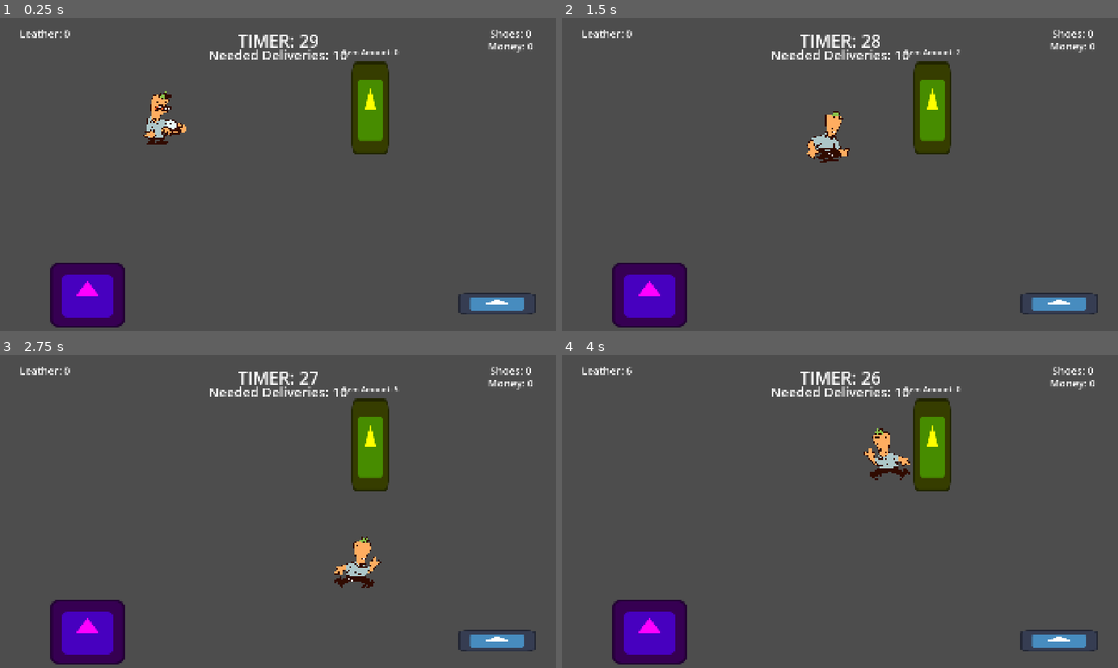
Above: before the commit, frames 1-4 (two rows, left to right).
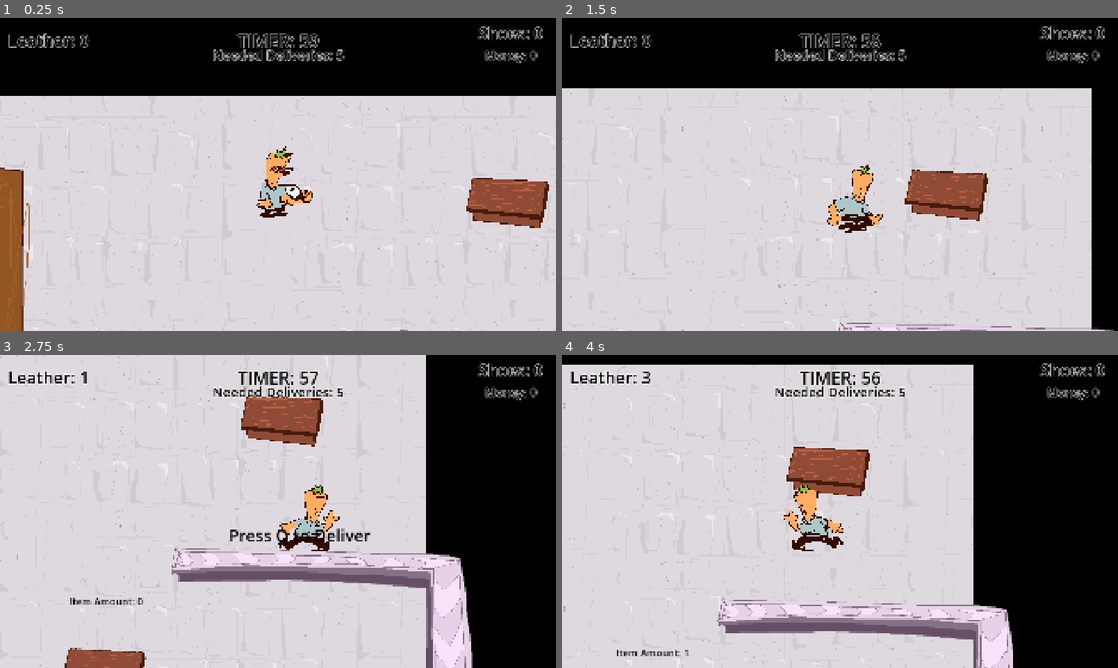
Above: after the commit, the same moments.

Repository: RONGAMES2/Mini-Jame-Gam-56-CAPITALISM
Game: Godot game, scene res://Scenes/test_scene.tscn
Two runs of this game, one before a commit and one after it. Both use one fixed random seed, a clock stepped at 60 frames per second and the inputs below. The engine's default icon, where the game draws it, is replaced by a stand-in: a white triangle on a blue panel in a dark square.
Inputs:
- Up to frame 1 (0.25 s): no input
- Up to frame 2 (1.5 s): tap Enter at 0.5 s; hold D (right) 0.53-1.28 s; tap E (Craft) at 0.6 s; tap Q (Deposit) at 0.8, 1.35 s; hold S (down) from 1.28 s (still down)
- Up to frame 3 (2.75 s): tap E (Craft) at 1.55, 2.1 s; tap Q (Deposit) at 2, 2.3 s; release S (down) at 2.03 s; hold D (right) from 2.03 s (still down)
- Up to frame 4 (4 s): tap Q (Deposit) at 2.75, 2.85, 3.8 s; release D (right) at 2.78 s; hold W (up) 2.78-3.53 s; tap E (Craft) at 3.05, 3.6 s; hold A (left) from 3.53 s (still down)

The runs differ from the first frame. In frame 1, 100% of the frame differs, in the area x 0-100%, y 0-100%; in frame 2, 100%; in frame 3, 99%; in frame 4, 100%.

Commit message:
Massive Overhaul
Finished systems, base level layout, and others

Diff:
--- a/new-game-project/Scenes/UI.tscn
+++ b/new-game-project/Scenes/UI.tscn
@@ -6,14 +6,17 @@
 script = ExtResource("1_w371h")
 
 [node name="LeatherText" type="BoxContainer" parent="." unique_id=1046009919]
-offset_right = 311.0
-offset_bottom = 106.0
+offset_right = 335.0
+offset_bottom = 153.0
 
 [node name="Label" type="Label" parent="LeatherText" unique_id=1278492325]
 layout_mode = 2
 size_flags_horizontal = 3
 size_flags_vertical = 1
-theme_override_font_sizes/font_size = 36
+theme_override_colors/font_color = Color(0, 0, 0, 1)
+theme_override_colors/font_outline_color = Color(1, 1, 1, 1)
+theme_override_constants/outline_size = 8
+theme_override_font_sizes/font_size = 58
 text = "Leather: 0"
 horizontal_alignment = 1
 vertical_alignment = 1
@@ -30,7 +33,10 @@
 layout_mode = 2
 size_flags_horizontal = 3
 size_flags_vertical = 1
-theme_override_font_sizes/font_size = 36
+theme_override_colors/font_color = Color(0, 0, 0, 1)
+theme_override_colors/font_outline_color = Color(1, 1, 1, 1)
+theme_override_constants/outline_size = 8
+theme_override_font_sizes/font_size = 56
 text = "Shoes: 0"
 horizontal_alignment = 1
 vertical_alignment = 1
@@ -40,8 +46,8 @@
 anchor_left = 1.0
 anchor_right = 1.0
 offset_left = -311.0
-offset_top = 72.0
-offset_bottom = 123.0
+offset_top = 100.0
+offset_bottom = 151.0
 grow_horizontal = 0
 size_flags_horizontal = 3
 size_flags_vertical = 3
@@ -50,7 +56,10 @@
 layout_mode = 2
 size_flags_horizontal = 3
 size_flags_vertical = 1
-theme_override_font_sizes/font_size = 36
+theme_override_colors/font_color = Color(0, 0, 0, 1)
+theme_override_colors/font_outline_color = Color(1, 1, 1, 1)
+theme_override_constants/outline_size = 8
+theme_override_font_sizes/font_size = 41
 text = "Money: 0"
 horizontal_alignment = 1
 vertical_alignment = 1
@@ -68,6 +77,9 @@
 layout_mode = 2
 size_flags_horizontal = 3
 size_flags_vertical = 1
+theme_override_colors/font_color = Color(0, 0, 0, 1)
+theme_override_colors/font_outline_color = Color(1, 1, 1, 1)
+theme_override_constants/outline_size = 8
 theme_override_font_sizes/font_size = 60
 text = "TIMER: 30"
 horizontal_alignment = 1
@@ -87,6 +99,9 @@
 layout_mode = 2
 size_flags_horizontal = 3
 size_flags_vertical = 1
+theme_override_colors/font_color = Color(0, 0, 0, 1)
+theme_override_colors/font_outline_color = Color(1, 1, 1, 1)
+theme_override_constants/outline_size = 8
 theme_override_font_sizes/font_size = 46
 text = "Needed Deliveries: 0"
 horizontal_alignment = 1
--- a/new-game-project/Scenes/craft_station.tscn
+++ b/new-game-project/Scenes/craft_station.tscn
@@ -1,30 +1,35 @@
 [gd_scene format=3 uid="uid://7w6oqnnkhg05"]
 
 [ext_resource type="Script" uid="uid://cr5yisq8sudl" path="res://Scripts/craft_station.gd" id="1_flvjj"]
-[ext_resource type="Texture2D" uid="uid://4q335xxs2p" path="res://icon.svg" id="1_o6bgn"]
+[ext_resource type="Texture2D" uid="uid://ct237fifjqiwr" path="res://Assets/Sprites/stuff.png" id="2_flvjj"]
 
-[sub_resource type="CircleShape2D" id="CircleShape2D_yf5fn"]
-radius = 514.389
+[sub_resource type="RectangleShape2D" id="RectangleShape2D_g4v7s"]
+size = Vector2(220, 894)
 
 [node name="Craft Station" type="Area2D" unique_id=651509721]
 script = ExtResource("1_flvjj")
 
 [node name="Sprite2D" type="Sprite2D" parent="." unique_id=163176406]
-modulate = Color(1, 0, 1, 1)
+position = Vector2(-2, -4)
 scale = Vector2(2.015625, 1.75)
-texture = ExtResource("1_o6bgn")
+texture = ExtResource("2_flvjj")
+region_enabled = true
+region_rect = Rect2(-6.649872, 14.363651, 136.73004, 517.6365)
 
-[node name="CollisionShape2D" type="CollisionShape2D" parent="." unique_id=1827301909]
-shape = SubResource("CircleShape2D_yf5fn")
+[node name="CollisionShape2D" type="CollisionPolygon2D" parent="." unique_id=1103086310]
+position = Vector2(-121, -39)
+polygon = PackedVector2Array(256, -433, 346, -343, 409, 34, 378, 364, 248, 515, -11, 509, -10, -4, -15, -436)
 
 [node name="Instructions" type="Label" parent="." unique_id=1424372471]
 visible = false
-offset_left = -332.0
-offset_top = -238.0
-offset_right = 338.0
-offset_bottom = -104.0
+offset_left = -73.0
+offset_top = -139.0
+offset_right = 597.0
+offset_bottom = -5.0
 size_flags_horizontal = 3
 size_flags_vertical = 3
+theme_override_colors/font_color = Color(0, 0, 0, 1)
+theme_override_colors/font_outline_color = Color(1, 1, 1, 1)
 theme_override_font_sizes/font_size = 44
 text = "Press E to Craft"
 horizontal_alignment = 1
@@ -32,16 +37,24 @@
 
 [node name="WarningLabel" type="Label" parent="." unique_id=1944793680]
 visible = false
-offset_left = -135.0
-offset_top = -253.0
-offset_right = 137.0
-offset_bottom = -203.0
+offset_left = 124.0
+offset_top = -154.0
+offset_right = 396.0
+offset_bottom = -104.0
+theme_override_colors/font_color = Color(0, 0, 0, 1)
+theme_override_colors/font_outline_color = Color(1, 1, 1, 1)
 text = "Not Enough Leather"
 horizontal_alignment = 1
 vertical_alignment = 1
 
 [node name="FadeTimer" type="Timer" parent="." unique_id=471626296]
 
+[node name="StaticBody2D" type="StaticBody2D" parent="." unique_id=1366315186]
+
+[node name="CollisionShape2D" type="CollisionShape2D" parent="StaticBody2D" unique_id=1017388967]
+position = Vector2(-9, -3)
+shape = SubResource("RectangleShape2D_g4v7s")
+
 [connection signal="body_entered" from="." to="." method="_on_body_entered"]
 [connection signal="body_exited" from="." to="." method="_on_body_exited"]
 [connection signal="timeout" from="FadeTimer" to="." method="_on_fade_timer_timeout"]
--- /dev/null
+++ b/new-game-project/Scenes/delivery_station.tscn
@@ -0,0 +1,76 @@
+[gd_scene format=3 uid="uid://bp08gyfr2elgf"]
+
+[ext_resource type="Script" uid="uid://4c678i5bjv8c" path="res://Scripts/delivery_station.gd" id="1_qt4r6"]
+[ext_resource type="Texture2D" uid="uid://bio2cqm5rkg6b" path="res://Assets/Sprites/items.png" id="2_2dtgu"]
+
+[sub_resource type="AtlasTexture" id="AtlasTexture_qtp08"]
+atlas = ExtResource("2_2dtgu")
+region = Rect2(1920, 0, 960, 540)
+
+[sub_resource type="AtlasTexture" id="AtlasTexture_d45ua"]
+atlas = ExtResource("2_2dtgu")
+region = Rect2(2880, 0, 960, 540)
+
+[sub_resource type="SpriteFrames" id="SpriteFrames_g4v7s"]
+animations = [{
+"frames": [{
+"duration": 1.0,
+"texture": SubResource("AtlasTexture_qtp08")
+}, {
+"duration": 1.0,
+"texture": SubResource("AtlasTexture_d45ua")
+}],
+"loop": 1,
+"name": &"default",
+"speed": 10.0
+}]
+
+[sub_resource type="RectangleShape2D" id="RectangleShape2D_2dtgu"]
+size = Vector2(747.5, 69.5)
+
+[sub_resource type="RectangleShape2D" id="RectangleShape2D_g4v7s"]
+size = Vector2(85, 442)
+
+[node name="Delivery Station" type="Area2D" unique_id=1386241394]
+script = ExtResource("1_qt4r6")
+
+[node name="CollisionShape2D" type="CollisionPolygon2D" parent="." unique_id=755202662]
+position = Vector2(-442, 340)
+polygon = PackedVector2Array(84, -530, 131, -452, 296, -431, 657, -440, 723, -372, 743, -61, 871, -18, 991, -106, 997, -397, 926, -634, 538, -668, 95, -648)
+
+[node name="Sprite2D" type="AnimatedSprite2D" parent="." unique_id=1637121630]
+position = Vector2(0, -8)
+sprite_frames = SubResource("SpriteFrames_g4v7s")
+autoplay = "default"
+frame_progress = 0.5261896
+
+[node name="Instructions" type="Label" parent="." unique_id=1604359649]
+visible = false
+offset_left = -439.0
+offset_top = -367.0
+offset_right = 436.0
+offset_bottom = -220.0
+size_flags_horizontal = 3
+size_flags_vertical = 3
+theme_override_colors/font_color = Color(0, 0, 0, 1)
+theme_override_colors/font_outline_color = Color(1, 1, 1, 1)
+theme_override_font_sizes/font_size = 44
+text = "Press Q to Deliver"
+horizontal_alignment = 1
+vertical_alignment = 1
+
+[node name="StaticBody2D" type="StaticBody2D" parent="." unique_id=133552012]
+position = Vector2(-236, -221)
+
+[node name="CollisionShape2D2" type="CollisionShape2D" parent="StaticBody2D" unique_id=1522286720]
+position = Vector2(287.5, 11.75)
+shape = SubResource("RectangleShape2D_2dtgu")
+
+[node name="StaticBody2D2" type="StaticBody2D" parent="." unique_id=2004211700]
+
+[node name="CollisionShape2D" type="CollisionShape2D" parent="StaticBody2D2" unique_id=811706457]
+position = Vector2(394.5, 40)
+shape = SubResource("RectangleShape2D_g4v7s")
+
+[connection signal="body_entered" from="." to="." method="_on_body_entered"]
+[connection signal="body_exited" from="." to="." method="_on_body_exited"]
--- a/new-game-project/Scenes/game_manager.tscn
+++ b/new-game-project/Scenes/game_manager.tscn
@@ -6,7 +6,7 @@
 script = ExtResource("1_oj352")
 
 [node name="DeliveryTimer" type="Timer" parent="." unique_id=1605185691]
-wait_time = 30.0
+wait_time = 60.0
 autostart = true
 
 [connection signal="timeout" from="DeliveryTimer" to="." method="_on_delivery_timer_timeout"]
--- /dev/null
+++ b/new-game-project/Scenes/leather_station.tscn
@@ -0,0 +1,34 @@
+[gd_scene format=3 uid="uid://dcwsqjpd4odop"]
+
+[ext_resource type="Script" uid="uid://bsls6tdwdaaxw" path="res://Scripts/leather_station.gd" id="1_hpa14"]
+[ext_resource type="Texture2D" uid="uid://bio2cqm5rkg6b" path="res://Assets/Sprites/items.png" id="2_hpa14"]
+
+[sub_resource type="CircleShape2D" id="CircleShape2D_bq7m2"]
+radius = 215.33463
+
+[sub_resource type="RectangleShape2D" id="RectangleShape2D_yf5fn"]
+size = Vector2(180, 111)
+
+[node name="LeatherStation" type="Area2D" unique_id=507199863]
+script = ExtResource("1_hpa14")
+
+[node name="CollisionShape2D" type="CollisionShape2D" parent="." unique_id=165162289]
+shape = SubResource("CircleShape2D_bq7m2")
+
+[node name="Sprite2D" type="Sprite2D" parent="." unique_id=395200949]
+texture = ExtResource("2_hpa14")
+region_enabled = true
+region_rect = Rect2(1499.9993, 116.82028, 228.18188, 151.8182)
+
+[node name="StaticBody2D" type="StaticBody2D" parent="." unique_id=1774857833]
+
+[node name="CollisionShape2D2" type="CollisionShape2D" parent="StaticBody2D" unique_id=923045087]
+position = Vector2(-4, -3.5)
+shape = SubResource("RectangleShape2D_yf5fn")
+
+[node name="Cooldown" type="Timer" parent="." unique_id=2018116725]
+wait_time = 0.5
+
+[connection signal="body_entered" from="." to="." method="_on_body_entered"]
+[connection signal="body_exited" from="." to="." method="_on_body_exited"]
+[connection signal="timeout" from="Cooldown" to="." method="_on_cooldown_timeout"]
--- a/new-game-project/Scenes/player.tscn
+++ b/new-game-project/Scenes/player.tscn
@@ -89,3 +89,7 @@
 [node name="CollisionShape2D" type="CollisionShape2D" parent="." unique_id=2125648238]
 position = Vector2(-6, 30.25)
 shape = SubResource("RectangleShape2D_g4v7s")
+
+[node name="Camera2D" type="Camera2D" parent="." unique_id=1147995408]
+zoom = Vector2(1.3, 1.3)
+position_smoothing_enabled = true
--- a/new-game-project/Scenes/regen_station.tscn
+++ b/new-game-project/Scenes/regen_station.tscn
@@ -1,25 +1,28 @@
 [gd_scene format=3 uid="uid://d0rue2fjygmx1"]
 
 [ext_resource type="Script" uid="uid://c86bpg6ixi5pm" path="res://Scripts/regen_station.gd" id="1_8ye41"]
-[ext_resource type="Texture2D" uid="uid://4q335xxs2p" path="res://icon.svg" id="1_lf13e"]
+[ext_resource type="Texture2D" uid="uid://bio2cqm5rkg6b" path="res://Assets/Sprites/items.png" id="2_8ye41"]
 
 [sub_resource type="RectangleShape2D" id="RectangleShape2D_g4v7s"]
-size = Vector2(124, 321)
+size = Vector2(299, 212)
+
+[sub_resource type="RectangleShape2D" id="RectangleShape2D_8ye41"]
+size = Vector2(180, 111)
 
 [node name="RegenStation" type="Area2D" unique_id=159219671]
 script = ExtResource("1_8ye41")
 
 [node name="CollisionShape2D" type="CollisionShape2D" parent="." unique_id=1212144631]
-position = Vector2(1, -0.5)
+position = Vector2(-1.5, -7)
 shape = SubResource("RectangleShape2D_g4v7s")
 
 [node name="Sprite2D" type="Sprite2D" parent="." unique_id=1328009726]
-modulate = Color(1, 1, 0, 1)
-scale = Vector2(1, 2.5234375)
-texture = ExtResource("1_lf13e")
+texture = ExtResource("2_8ye41")
+region_enabled = true
+region_rect = Rect2(1451.3412, 93.64891, 333.37573, 198.09282)
 
 [node name="Timer" type="Timer" parent="." unique_id=2068186600]
-wait_time = 0.5
+wait_time = 3.0
 autostart = true
 
 [node name="Label" type="Label" parent="." unique_id=912894674]
@@ -27,11 +30,20 @@
 offset_top = -227.0
 offset_right = 148.0
 offset_bottom = -160.0
+theme_override_colors/font_color = Color(0, 0, 0, 1)
+theme_override_colors/font_outline_color = Color(1, 1, 1, 1)
 theme_override_font_sizes/font_size = 26
 text = "Item Amount: 0"
 horizontal_alignment = 1
 vertical_alignment = 1
 
+[node name="StaticBody2D" type="StaticBody2D" parent="." unique_id=1759015568]
+position = Vector2(-5, -2)
+
+[node name="CollisionShape2D2" type="CollisionShape2D" parent="StaticBody2D" unique_id=1361145455]
+position = Vector2(-4, -3.5)
+shape = SubResource("RectangleShape2D_8ye41")
+
 [connection signal="body_entered" from="." to="." method="_on_body_entered"]
 [connection signal="body_exited" from="." to="." method="_on_body_exited"]
 [connection signal="timeout" from="Timer" to="." method="_on_timer_timeout"]
--- a/new-game-project/Scenes/test_scene.tscn
+++ b/new-game-project/Scenes/test_scene.tscn
@@ -4,20 +4,35 @@
 [ext_resource type="PackedScene" uid="uid://d0rue2fjygmx1" path="res://Scenes/regen_station.tscn" id="2_r5l72"]
 [ext_resource type="PackedScene" uid="uid://dbtxw1jpbbb5i" path="res://Scenes/UI.tscn" id="3_50ct6"]
 [ext_resource type="PackedScene" uid="uid://7w6oqnnkhg05" path="res://Scenes/craft_station.tscn" id="4_hb2xm"]
-[ext_resource type="PackedScene" uid="uid://bp08gyfr2elgf" path="res://delivery_station.tscn" id="5_ak5v8"]
+[ext_resource type="PackedScene" uid="uid://bp08gyfr2elgf" path="res://Scenes/delivery_station.tscn" id="5_ak5v8"]
+[ext_resource type="Texture2D" uid="uid://bolncpffwbub2" path="res://Assets/Sprites/stuff1.png" id="6_x033f"]
+[ext_resource type="PackedScene" uid="uid://dcwsqjpd4odop" path="res://Scenes/leather_station.tscn" id="7_rdbpf"]
 
 [node name="Test Scene" type="Node2D" unique_id=96555768]
 
 [node name="Player" parent="." unique_id=1114874733 groups=["Player"] instance=ExtResource("1_3dogw")]
-position = Vector2(553, 324)
+position = Vector2(890, 194)
 
 [node name="RegenStation" parent="." unique_id=159219671 instance=ExtResource("2_r5l72")]
-position = Vector2(1279, 312)
+position = Vector2(1033, 943)
 
 [node name="UI" parent="." unique_id=1862808448 instance=ExtResource("3_50ct6")]
 
 [node name="Craft Station" parent="." unique_id=651509721 instance=ExtResource("4_hb2xm")]
-position = Vector2(302, 956)
+position = Vector2(94, 604)
 
 [node name="Delivery Station" parent="." unique_id=1386241394 instance=ExtResource("5_ak5v8")]
-position = Vector2(1717, 986)
+position = Vector2(1548, 867)
+
+[node name="TextureRect" type="TextureRect" parent="." unique_id=1825584715]
+z_index = -1
+texture_filter = 1
+offset_left = -33.0
+offset_top = -14.0
+offset_right = 1885.0
+offset_bottom = 1127.0
+texture = ExtResource("6_x033f")
+stretch_mode = 1
+
+[node name="LeatherStation" parent="TextureRect" unique_id=507199863 instance=ExtResource("7_rdbpf")]
+position = Vector2(1535, 285)
--- a/new-game-project/Scripts/craft_station.gd
+++ b/new-game-project/Scripts/craft_station.gd
@@ -6,6 +6,7 @@
 @onready var fade_timer: Timer = $FadeTimer
 
 var can_craft = false
+var leather_needed = 3
 
 # Called when the node enters the scene tree for the first time.
 func _ready() -> void:
@@ -15,12 +16,18 @@
 # Called every frame. 'delta' is the elapsed time since the previous frame.
 func _process(delta: float) -> void:
 	if can_craft and Input.is_action_just_pressed("Craft"):
-		if GameManager.Leather_amount >= 3:
-			GameManager.Leather_amount -= 3
+		if GameManager.Leather_amount >= leather_needed:
+			GameManager.Leather_amount -= leather_needed
 			GameManager.Shoe_amount += 1
 		else:
 			fade_timer.start()
 			warning_label.visible = true
+
+	if GameManager.finished_deliveries == GameManager.delivery_buff:
+		leather_needed += 1
+		GameManager.delivery_buff += 5
+		GameManager.min_deliveries += 2
+		GameManager.max_deliveries += 2
 
 
 func _on_body_entered(body: Node2D) -> void:
--- a/new-game-project/delivery_station.gd
+++ b/new-game-project/Scripts/delivery_station.gd
@@ -13,14 +13,21 @@
 # Called every frame. 'delta' is the elapsed time since the previous frame.
 func _process(delta: float) -> void:
 	if can_deliver and Input.is_action_just_pressed("Deposit"):
-		for x in range(GameManager.Shoe_amount):
-			GameManager.Money += 100
-			GameManager.Shoe_amount -= 1
-			GameManager.needed_deliveries -= 1
+		if GameManager.needed_deliveries <= GameManager.Shoe_amount:
+			for x in range(GameManager.needed_deliveries):
+				GameManager.Money += 100
+				GameManager.Shoe_amount -= 1
+				GameManager.needed_deliveries -= 1
+		elif GameManager.needed_deliveries > GameManager.Shoe_amount:
+			for x in range(GameManager.Shoe_amount):
+				GameManager.Money += 100
+				GameManager.Shoe_amount -= 1
+				GameManager.needed_deliveries -= 1
 
 	if GameManager.needed_deliveries <= 0:
 		GameManager.Reset_Timer()
 		GameManager.Reset_Deliveries()
+		GameManager.finished_deliveries += 1
 
 
 
--- a/new-game-project/Scripts/game_manager.gd
+++ b/new-game-project/Scripts/game_manager.gd
@@ -9,16 +9,26 @@
 @onready var delivery_timer: Timer = $DeliveryTimer
 
 var needed_deliveries = 0
+var min_deliveries = 5
+var max_deliveries = 10
+
+var finished_deliveries = 0
+var delivery_buff = 5
 
 # Called when the node enters the scene tree for the first time.
 func _ready() -> void:
-	needed_deliveries = randi_range(5, 10)
+	needed_deliveries = 5
+	finished_deliveries = 0
+	delivery_buff = 5
+	Leather_amount = 0
+	Shoe_amount = 0
+	Money = 0
 
 func Reset_Deliveries():
-	needed_deliveries = randi_range(5, 10)
+	needed_deliveries = randi_range(min_deliveries, max_deliveries)
 
 func Reset_Timer():
-	delivery_timer.wait_time = randi_range(20, 50)
+	delivery_timer.wait_time = randi_range(30, 50)
 	delivery_timer.start()
 
 # Called every frame. 'delta' is the elapsed time since the previous frame.
--- /dev/null
+++ b/new-game-project/Scripts/leather_station.gd
@@ -0,0 +1,35 @@
+extends Area2D
+
+@onready var cooldown: Timer = $Cooldown
+
+var can_make = false
+var no_cool = true
+
+# Called when the node enters the scene tree for the first time.
+func _ready() -> void:
+	pass # Replace with function body.
+
+
+# Called every frame. 'delta' is the elapsed time since the previous frame.
+func _process(delta: float) -> void:
+	if can_make:
+		if Input.is_action_just_pressed("Craft") and no_cool:
+			no_cool = false
+			cooldown.start()
+			GameManager.Leather_amount += 1
+
+
+func _on_body_entered(body: Node2D) -> void:
+	if body.is_in_group("Player"):
+		can_make = true
+
+
+
+func _on_body_exited(body: Node2D) -> void:
+	if body.is_in_group("Player"):
+		can_make = false
+
+
+
+func _on_cooldown_timeout() -> void:
+	no_cool = true
--- a/new-game-project/delivery_station.tscn
+++ /dev/null
@@ -1,33 +0,0 @@
-[gd_scene format=3 uid="uid://bp08gyfr2elgf"]
-
-[ext_resource type="Script" uid="uid://4c678i5bjv8c" path="res://delivery_station.gd" id="1_qt4r6"]
-[ext_resource type="Texture2D" uid="uid://4q335xxs2p" path="res://icon.svg" id="1_t158l"]
-
-[sub_resource type="CircleShape2D" id="CircleShape2D_yf5fn"]
-radius = 234.23172
-
-[node name="Delivery Station" type="Area2D" unique_id=1386241394]
-script = ExtResource("1_qt4r6")
-
-[node name="CollisionShape2D" type="CollisionShape2D" parent="." unique_id=776450035]
-shape = SubResource("CircleShape2D_yf5fn")
-
-[node name="Sprite2D" type="Sprite2D" parent="." unique_id=221628145]
-scale = Vector2(2.1171875, 0.5625)
-texture = ExtResource("1_t158l")
-
-[node name="Instructions" type="Label" parent="." unique_id=1604359649]
-visible = false
-offset_left = -332.0
-offset_top = -141.0
-offset_right = 338.0
-offset_bottom = -7.0
-size_flags_horizontal = 3
-size_flags_vertical = 3
-theme_override_font_sizes/font_size = 32
-text = "Press Q to Deliver"
-horizontal_alignment = 1
-vertical_alignment = 1
-
-[connection signal="body_entered" from="." to="." method="_on_body_entered"]
-[connection signal="body_exited" from="." to="." method="_on_body_exited"]
--- a/new-game-project/project.godot
+++ b/new-game-project/project.godot
@@ -10,7 +10,7 @@
 
 [application]
 
-config/name="New Game Project"
+config/name="Mini Jam :D"
 run/main_scene="uid://ctxnm1j4iwp46"
 config/features=PackedStringArray("4.7", "Mobile")
 config/icon="res://icon.svg"
@@ -76,3 +76,4 @@
 
 rendering_device/driver.windows="d3d12"
 renderer/rendering_method="mobile"
+environment/defaults/default_clear_color=Color(0, 0, 0, 1)
Binary file added: new-game-project/Assets/Sprites/items.png
Not shown, added: new-game-project/Assets/Sprites/items.png.import
Binary file added: new-game-project/Assets/Sprites/stuff.png
Not shown, added: new-game-project/Assets/Sprites/stuff.png.import
Binary file added: new-game-project/Assets/Sprites/stuff1.png
Not shown, added: new-game-project/Assets/Sprites/stuff1.png.import
Renamed: new-game-project/delivery_station.gd.uid -> new-game-project/Scripts/delivery_station.gd.uid
Not shown, added: new-game-project/Scripts/leather_station.gd.uid
